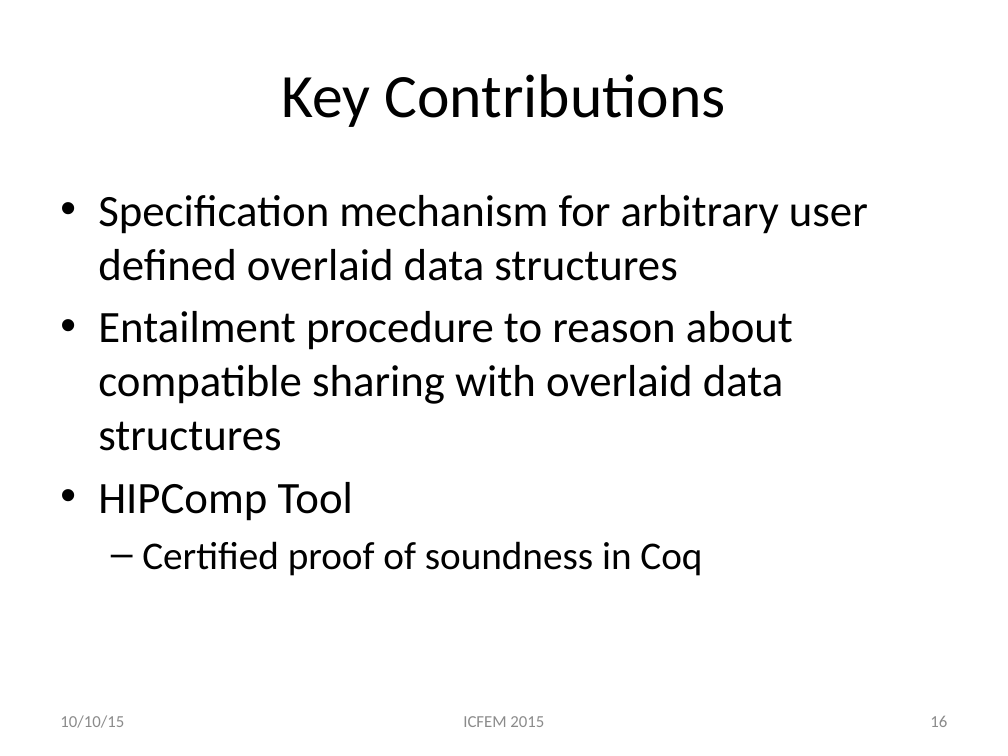
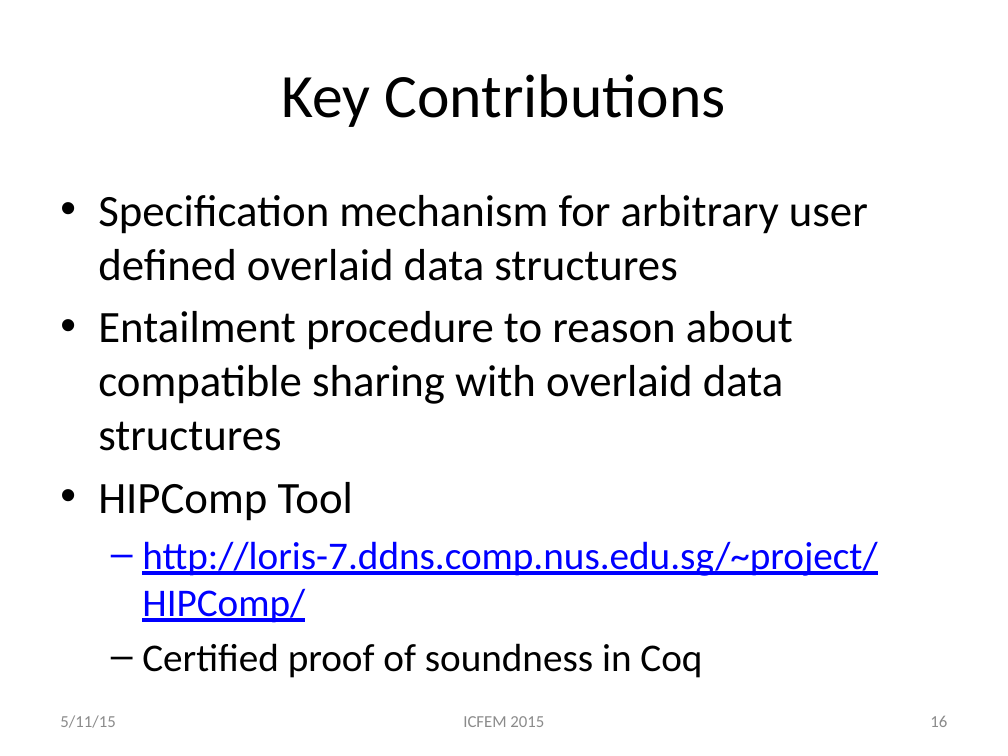
Before and after one commit to asankhaya/asankhaya.github.io, a slide deck: slide 16 of ppt/Specifying-Compatible-Sharing-in-Data-Structures.pptx. Drawn at 1008x756 pixels with LibreOffice and Linux fonts; fonts in the diff are those of the drawing. Boxes give left, top, right and bottom in pixels: in the first picture for what was removed or moved away, otherwise in the second. Text is boxed around its words. In the diff, an @@ line names an element or a change of style, - is before the commit and + after.

```diff
--- a/ppt/Specifying-Compatible-Sharing-in-Data-Structures.pptx
+++ b/ppt/Specifying-Compatible-Sharing-in-Data-Structures.pptx
@@ text at <box>142,541,877,623</box>: paragraph added @@
+  – http://loris-7.ddns.comp.nus.edu.sg/~project/HIPComp/
@@ text at <box>60,715,115,728</box>: text changed @@
-10/10/15
+5/11/15
```
Also in this commit, not shown: 25 other slides changed.
